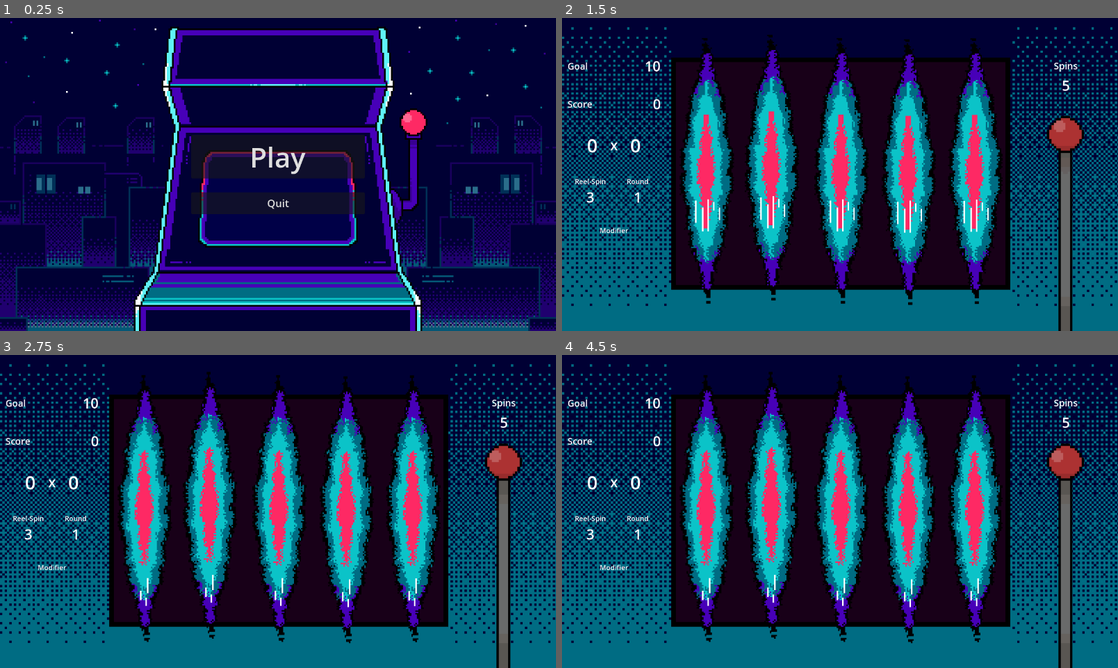
Above: before the commit, frames 1-4 (two rows, left to right).
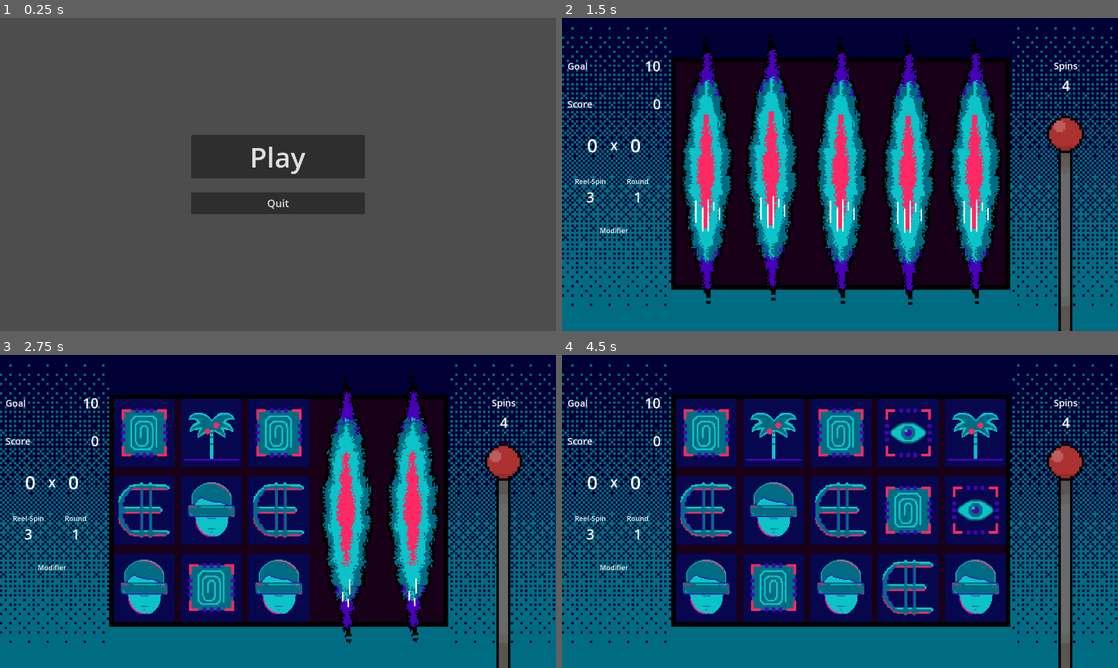
Above: after the commit, the same moments.

Repository: saveligulas/hackathon2025
Game: Godot game, scene res://scenes/mainMenu.tscn
The game is run twice, just before and just after one commit, with the same random seed, the same clock (stepped at 60 frames per second) and the same inputs.
Inputs (mouse positions are in pixels of both pictures, inside the frame that each line leads up to):
- Up to frame 1 (0.25 s): no input
- Up to frame 2 (1.5 s): click "Play" at 0.5 s; click (1067, 212) at 1.25 s
- Up to frame 3 (2.75 s): click (505, 549) at 2 s
- Up to frame 4 (4.5 s): click (1067, 549) at 2.75 s

The runs differ from the first frame. In frame 1, 100% of the frame differs, in the area x 0-100%, y 0-100%; in frame 2, less than 0.1%; in frame 3, 22%; in frame 4, 36%.
Error before the commit: Invalid access to property or key 'sound_lever' on a base object of type 'Node (audioManager.gd)'. (res://src/core/playing.gd:57)

Commit message:
Sounds successfully added and programmed.

Diff:
--- a/scenes/gameManager.tscn
+++ b/scenes/gameManager.tscn
@@ -1,14 +1,12 @@
-[gd_scene load_steps=5 format=3 uid="uid://3q562bptvde1"]
+[gd_scene load_steps=4 format=3 uid="uid://3q562bptvde1"]
 
 [ext_resource type="Script" uid="uid://cljcr5ci5arug" path="res://src/core/gameManager.gd" id="1_83k1r"]
 [ext_resource type="PackedScene" uid="uid://etprqw7bt31" path="res://scenes/runManager.tscn" id="2_bb4tu"]
 [ext_resource type="PackedScene" uid="uid://cwbgackfb74xc" path="res://scenes/scoreCalculator.tscn" id="3_x7fn8"]
-[ext_resource type="Script" uid="uid://dntbip43vj61" path="res://src/score/score_calculator.gd" id="4_bbeu6"]
 
 [node name="GameManager" type="Node"]
 script = ExtResource("1_83k1r")
 
 [node name="ScoreCalculator" parent="." instance=ExtResource("3_x7fn8")]
-script = ExtResource("4_bbeu6")
 
 [node name="RunManager" parent="." instance=ExtResource("2_bb4tu")]
--- a/scenes/mainMenu.tscn
+++ b/scenes/mainMenu.tscn
@@ -1,7 +1,6 @@
-[gd_scene load_steps=3 format=3 uid="uid://d26a3yqiodc18"]
+[gd_scene load_steps=2 format=3 uid="uid://d26a3yqiodc18"]
 
 [ext_resource type="Script" uid="uid://uear4i3t1lvp" path="res://src/core/mainMenu.gd" id="1_qkhwq"]
-[ext_resource type="Texture2D" uid="uid://bgeojx0d75qo5" path="res://assets/sprites/MainMenuCover.png" id="2_3d1i7"]
 
 [node name="Main Menu" type="Control"]
 layout_mode = 3
@@ -39,18 +38,6 @@
 theme_override_font_sizes/font_size = 24
 text = "Quit"
 
-[node name="Background" type="TextureRect" parent="."]
-z_index = -2
-layout_mode = 1
-anchors_preset = 15
-anchor_right = 1.0
-anchor_bottom = 1.0
-grow_horizontal = 2
-grow_vertical = 2
-mouse_filter = 2
-texture = ExtResource("2_3d1i7")
-expand_mode = 1
-
 [node name="MainMenuTheme" type="AudioStreamPlayer" parent="."]
 
 [connection signal="pressed" from="VBoxContainer/Play" to="." method="_on_play_pressed"]
--- a/src/core/audioManager.gd
+++ b/src/core/audioManager.gd
@@ -1,11 +1,11 @@
 extends Node
-#var sound_lever: AudioStream = preload()
-#var sound_reel_stop: AudioStream = preload()
-#var sound_payout: AudioStream = preload()
+var sound_lever: AudioStream = preload("res://assets/sounds/lever.ogg")
+var sound_reel_stop: AudioStream = preload("res://assets/sounds/reel_stop.ogg")
+var sound_payout: AudioStream = preload("res://assets/sounds/payout.ogg")
 var sound_main_theme: AudioStream = preload("res://assets/music/Music_MainTheme.ogg")
 var sound_main_theme_loopable: AudioStream = preload("res://assets/music/Music_MainTheme_Loopable.ogg")
-#var sound_victory: AudioStream = preload()
-#var sound_lose: AudioStream = preload()
+var sound_victory: AudioStream = preload("res://assets/sounds/victory.mp3")
+var sound_lose: AudioStream = preload("res://assets/sounds/lose.mp3")
 var global_audio_player: AudioStreamPlayer
 
 # Called when the node enters the scene tree for the first time.
--- a/src/core/playing.gd
+++ b/src/core/playing.gd
@@ -98,6 +98,7 @@
 		spinners[i].hide()
 		reel_container.reveal_column(i)
 		machine_noises.set_stream(AudioManager.sound_reel_stop)
+		machine_noises.play()
 		await get_tree().create_timer(0.15).timeout
 
 func update_ui_labels():
@@ -112,6 +113,8 @@
 	await get_tree().create_timer(5).timeout
 	GameManager.change_phase(GameManager.GamePhase.SHOP)
 	run_manager.reset_round_for_goal()
+	AudioManager.global_audio_player.set_stream(AudioManager.sound_victory)
+	AudioManager.global_audio_player.play()
 
 func _on_round_advanced():
 	update_ui_labels()
Not shown, added: assets/sounds/lever.ogg.import
Not shown, added: assets/sounds/lose.mp3.import
Not shown, added: assets/sounds/payout.ogg.import
Not shown, added: assets/sounds/reel_stop.ogg.import
Not shown, added: assets/sounds/victory.mp3.import
Not shown, added: assets/sounds/lever.ogg
Not shown, added: assets/sounds/lose.mp3
Not shown, added: assets/sounds/payout.ogg
Not shown, added: assets/sounds/reel_stop.ogg
Not shown, added: assets/sounds/victory.mp3
